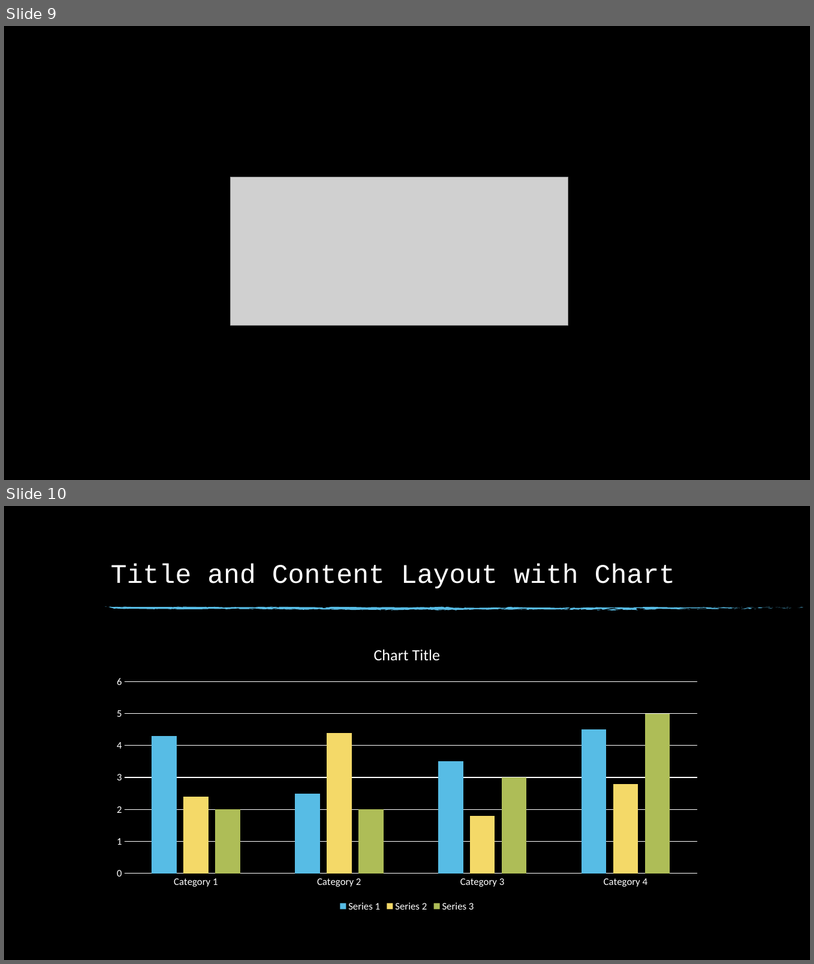
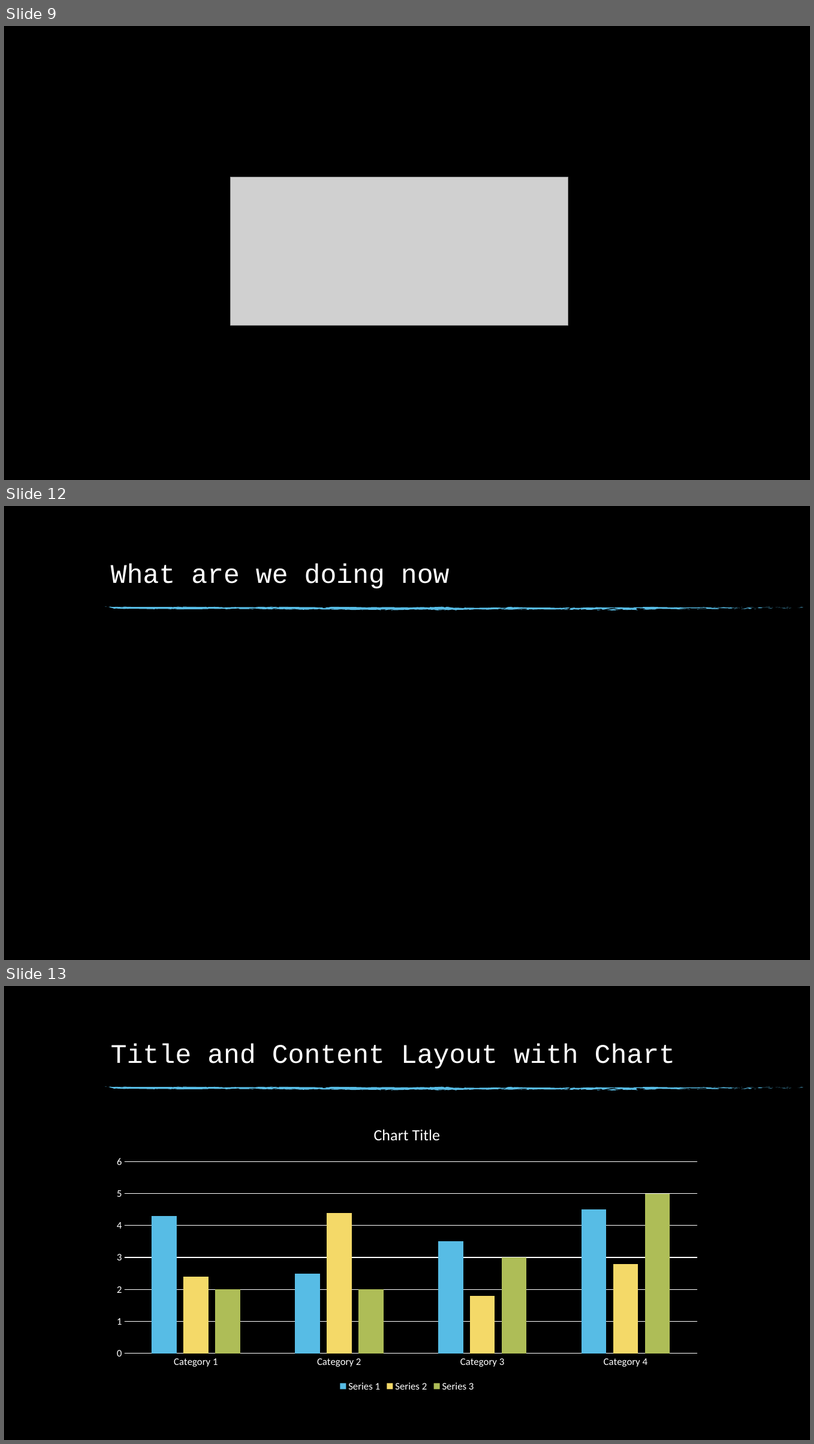
Before and after one commit to aimanahmedmoin1997/FinalYearProject, a slide deck: Kaavish Proposal/The Third Space.pptx. Shown one above the other, each under a label of ours: slides 9 and 10 before the commit, slides 9, 12 and 13 after it; the slides between them are not shown. The pictures are 814x964 and 814x1444 pixels, drawn with LibreOffice and Linux fonts; fonts in the diff are those of the drawing; grey boxes stand for pictures; background and template pictures are left out. Boxes give left, top, right and bottom in pixels: in the first picture for what was removed or moved away, otherwise in the second. Text is boxed around its words. In the diff, an @@ line names an element or a change of style, - is before the commit and + after.

```diff
--- a/Kaavish Proposal/The Third Space.pptx
+++ b/Kaavish Proposal/The Third Space.pptx
@@ slide 12 added at bbox=[4, 506, 810, 960], background picture (left out); not listed: 74 template elements that a slide beside it also shows @@
@@ title added at bbox=[111, 564, 450, 589], 32 pt, text #FFFFFF @@
+What are we doing now
@@ what was slide 10 is now slide 13 @@
```
Also in this commit, not shown: 6 slides changed, 2 other slides added.
